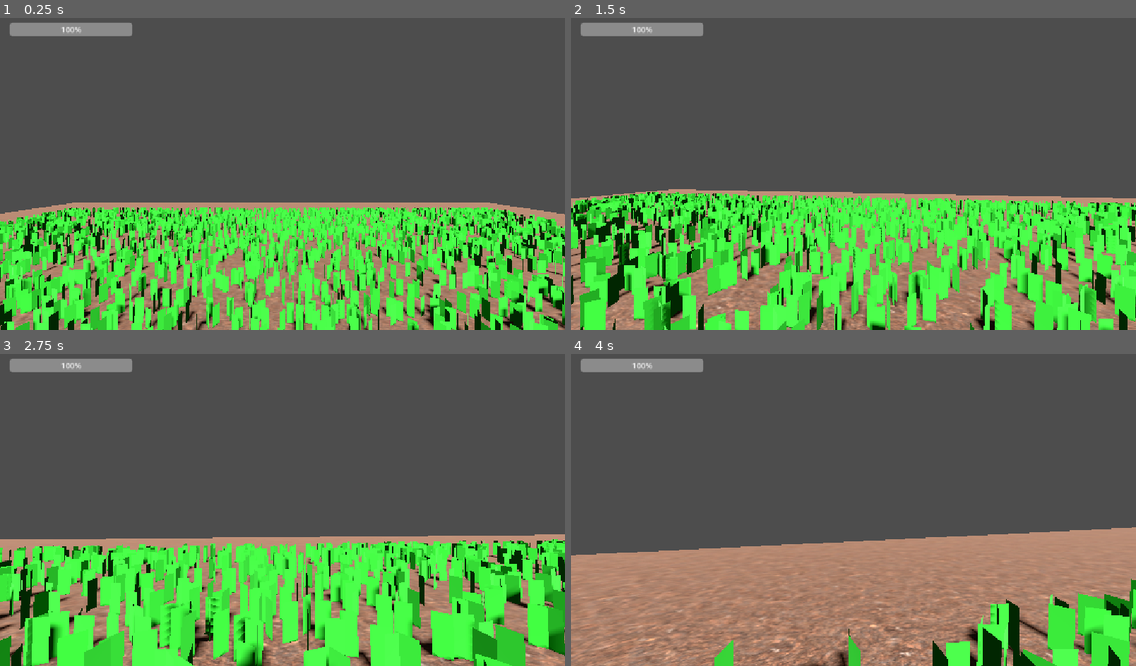
Above: before the commit, frames 1-4 (two rows, left to right).
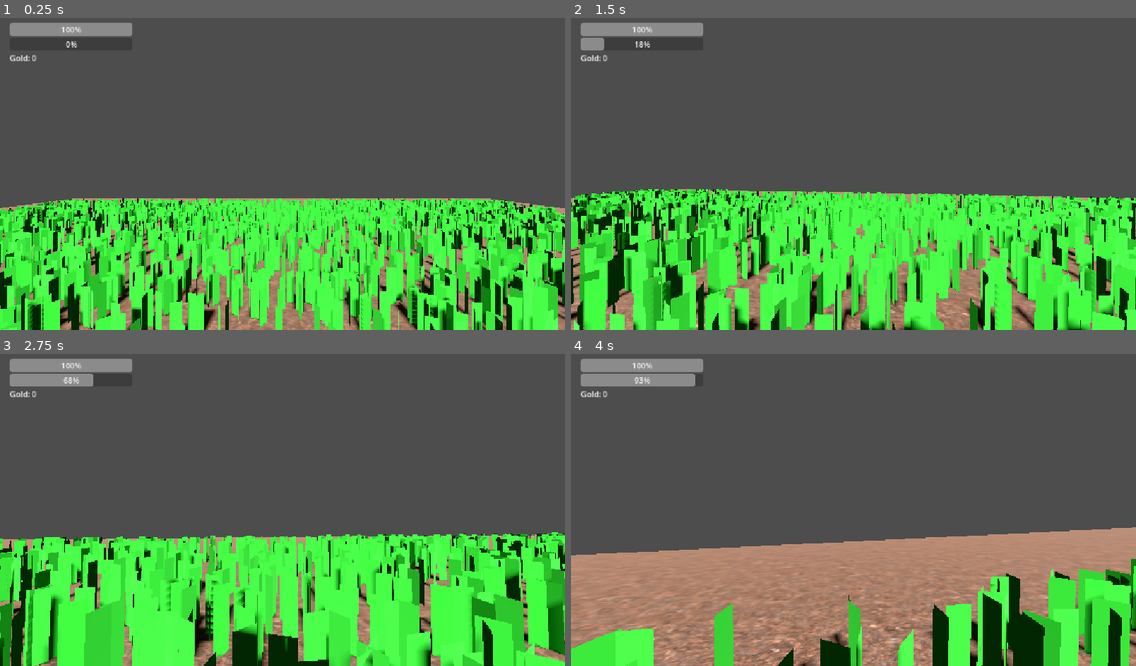
Above: after the commit, the same moments.

Repository: lnwextra2/lawn-mower-simulator
Game: Godot game, scene res://world/test_level.tscn
The game is run twice, just before and just after one commit, with the same random seed, the same clock (stepped at 60 frames per second) and the same inputs.
Inputs (mouse positions are in pixels of both pictures, inside the frame that each line leads up to):
- Up to frame 1 (0.25 s): no input
- Up to frame 2 (1.5 s): move the mouse to (881, 170) at 0.52 s; hold W (move_forward) from 0.53 s (still down); click (881, 170) at 0.6 s; tap Space (jump) at 0.77 s; tap E (interact, bound only after the commit) at 0.8, 1.35 s; move the mouse to (825, 174) at 1.27 s
- Up to frame 3 (2.75 s): keep holding W (move_forward); tap Space (jump) at 1.52 s; click (254, 510) at 1.55 s; move the mouse to (293, 500) at 2.02 s; click (293, 500) at 2.1 s; tap E (interact, bound only after the commit) at 2.3 s
- Up to frame 4 (4 s): keep holding W (move_forward); move the mouse to (847, 513) at 2.77 s; tap Shift (sprint) at 2.85 s; tap Space (jump) at 3.02, 3.77 s; click (847, 513) at 3.05 s; move the mouse to (893, 510) at 3.52 s; tap E (interact, bound only after the commit) at 3.6 s

The runs differ from the first frame. In frame 1, 30% of the frame differs, in the area x 0-100%, y 7-100%; in frame 2, 19%; in frame 3, 19%; in frame 4, 9.2%.

Commit message:
Add grass collect/sell loop: carry, walk to drop-off, sell for gold
Closes the loop end to end: cut grass -> carry (capped) -> walk to
the drop-off -> press E to sell -> gold goes up. First full core-loop
slice per CLAUDE.md's "mow -> haul -> sell" spec.

- GameConfig: PLAYER_CARRY_CAPACITY, SELL_RATE, DROPOFF_RADIUS - all
  reused from the prototype's already-decided values
  (lawn_mower_simulator.html CONFIG.player/economy), not re-derived.
- autoload/economy.gd: new Economy autoload - gold + sell(amount),
  emits gold_changed. Currency-only; doesn't know about world
  positions (kept that logic on the player, see below), matching the
  "Economy" example CLAUDE.md's conventions call out.
- world/test_level.tscn: DropOff Node3D (a flat gold CylinderMesh
  marks the sell zone) at (15, 0.05, 15).
- player.gd: attack now also adds cut grass to `carried_grass`
  (capped at capacity) and emits carried_grass_changed. New `interact`
  action (E) - if carrying grass and within DROPOFF_RADIUS of the
  DropOff node, sells everything via Economy.sell() and resets to 0.
- hud.gd/.tscn: added CarriedBar (mirrors carried_grass_changed) and
  a GoldLabel (mirrors Economy.gold_changed) - same signal-listener
  pattern as the existing stamina bar.

Simplification vs. the prototype: cutting grass adds directly to
carried_grass in one step. The prototype had a two-step cut-then-pile,
walk-over-to-collect flow; skipped here to keep this pass to a single
concrete loop. Worth revisiting once cart/tools exist.

Co-Authored-By: Claude Opus 4.8 <noreply@anthropic.com>

Diff:
--- /dev/null
+++ b/autoload/economy.gd
@@ -0,0 +1,9 @@
+extends Node
+
+signal gold_changed(current: int)
+
+var gold: int = 0
+
+func sell(amount: float) -> void:
+	gold += int(amount * GameConfig.SELL_RATE)
+	gold_changed.emit(gold)
--- a/autoload/game_config.gd
+++ b/autoload/game_config.gd
@@ -8,6 +8,9 @@
 const STAMINA_MAX: float = 100.0
 const STAMINA_DRAIN_RATE: float = 25.0
 const STAMINA_REGEN_RATE: float = 15.0
+const PLAYER_CARRY_CAPACITY: float = 100.0
+const DROPOFF_RADIUS: float = 2.0
+const SELL_RATE: float = 1.0
 
 #GRASS
 const GRASS_COUNT: int = 10000
--- a/player/player.gd
+++ b/player/player.gd
@@ -1,12 +1,15 @@
 extends CharacterBody3D
 
 signal stamina_changed(current: float, max_value: float)
+signal carried_grass_changed(current: float, max_value: float)
 
 var gravity: float = ProjectSettings.get_setting("physics/3d/default_gravity")
 var stamina: float = GameConfig.STAMINA_MAX
+var carried_grass: float = 0.0
 
 @onready var camera: Camera3D = $Camera3D
 @onready var grass_field: GrassField = get_node("../GrassField")
+@onready var drop_off: Node3D = get_node("../DropOff")
 
 func _ready() -> void:
 	Input.mouse_mode = Input.MOUSE_MODE_CAPTURED
@@ -23,9 +26,6 @@
 
 	if Input.is_action_just_pressed("jump") and is_on_floor():
 		velocity.y = GameConfig.PLAYER_JUMP_VELOCITY
-
-	if Input.is_action_just_pressed("attack"):
-		grass_field.cut_near(global_position, GameConfig.HAND_CUT_RADIUS)
 
 	var input_dir := Input.get_vector("move_left", "move_right", "move_forward", "move_back")
 	var direction := (transform.basis * Vector3(input_dir.x, 0, input_dir.y)).normalized()
@@ -45,4 +45,18 @@
 		velocity.x = move_toward(velocity.x, 0, current_speed)
 		velocity.z = move_toward(velocity.z, 0, current_speed)
 
+	#Handle Interaction
+	if Input.is_action_just_pressed("attack"):
+		var cut_count := grass_field.cut_near(global_position, GameConfig.HAND_CUT_RADIUS)
+		carried_grass = min(carried_grass + cut_count, GameConfig.PLAYER_CARRY_CAPACITY)
+		carried_grass_changed.emit(carried_grass, GameConfig.PLAYER_CARRY_CAPACITY)
+
+	if Input.is_action_just_pressed("interact") and carried_grass > 0.0:
+		var flat_player := Vector2(global_position.x, global_position.z)
+		var flat_dropoff := Vector2(drop_off.global_position.x, drop_off.global_position.z)
+		if flat_player.distance_to(flat_dropoff) <= GameConfig.DROPOFF_RADIUS:
+			Economy.sell(carried_grass)
+			carried_grass = 0.0
+			carried_grass_changed.emit(carried_grass, GameConfig.PLAYER_CARRY_CAPACITY)
+
 	move_and_slide()
--- a/project.godot
+++ b/project.godot
@@ -18,6 +18,7 @@
 [autoload]
 
 GameConfig="*uid://nhpc6kscocb8"
+Economy="*uid://dbijpxo0igveu"
 
 [display]
 
@@ -61,6 +62,11 @@
 "events": [Object(InputEventMouseButton,"resource_local_to_scene":false,"resource_name":"","device":-1,"window_id":0,"a …(258 unchanged characters)…
 ]
 }
+interact={
+"deadzone": 0.2,
+"events": [Object(InputEventKey,"resource_local_to_scene":false,"resource_name":"","device":-1,"window_id":0,"alt_pressed":false,"shift_pressed":false,"ctrl_pressed":false,"meta_pressed":false,"pressed":false,"keycode":0,"physical_keycode":69,"key_label":0,"unicode":101,"location":0,"echo":false,"script":null)
+]
+}
 
 [physics]
 
--- a/ui/hud.gd
+++ b/ui/hud.gd
@@ -1,12 +1,26 @@
 extends CanvasLayer
 
 @onready var stamina_bar: ProgressBar = $StaminaBar
+@onready var carried_bar: ProgressBar = $CarriedBar
+@onready var gold_label: Label = $GoldLabel
 
 func _ready() -> void:
 	var player := get_node("../Player")
 	player.stamina_changed.connect(_on_stamina_changed)
+	player.carried_grass_changed.connect(_on_carried_changed)
+	Economy.gold_changed.connect(_on_gold_changed)
+
 	_on_stamina_changed(player.stamina, GameConfig.STAMINA_MAX)
+	_on_carried_changed(player.carried_grass, GameConfig.PLAYER_CARRY_CAPACITY)
+	_on_gold_changed(Economy.gold)
 
 func _on_stamina_changed(current: float, max_value: float) -> void:
 	stamina_bar.max_value = max_value
 	stamina_bar.value = current
+
+func _on_carried_changed(current: float, max_value: float) -> void:
+	carried_bar.max_value = max_value
+	carried_bar.value = current
+
+func _on_gold_changed(current: int) -> void:
+	gold_label.text = "Gold: %d" % current
--- a/ui/hud.tscn
+++ b/ui/hud.tscn
@@ -16,3 +16,23 @@
 offset_right = 203.18399
 offset_bottom = 81.992004
 value = 100.0
+
+[node name="CarriedBar" type="ProgressBar" parent="." unique_id=249371229]
+anchors_preset = -1
+anchor_left = 0.058000002
+anchor_top = -0.054
+anchor_right = 0.058000002
+anchor_bottom = -0.054
+offset_left = -46.816
+offset_top = 84.992004
+offset_right = 203.18399
+offset_bottom = 111.992004
+value = 100.0
+
+[node name="GoldLabel" type="Label" parent="." unique_id=550342186]
+offset_left = 20.0
+offset_top = 80.0
+offset_right = 270.0
+offset_bottom = 104.0
+text = "Gold: 0
+"
--- a/world/grass_field.gd
+++ b/world/grass_field.gd
@@ -30,7 +30,7 @@
 		positions[i] = Vector2(x, z)
 
 		var xform := Transform3D().rotated(Vector3.UP, yaw)
-		xform.origin = Vector3(x, -0.4, z)
+		xform.origin = Vector3(x, 0.4, z)
 		multimesh.set_instance_transform(i, xform)
 
 func cut_near(world_pos: Vector3, radius: float) -> int:
--- a/world/test_level.tscn
+++ b/world/test_level.tscn
@@ -21,16 +21,25 @@
 [sub_resource type="Environment" id="Environment_5h11f"]
 ambient_light_energy = 0.3
 
+[sub_resource type="StandardMaterial3D" id="StandardMaterial3D_mmx4b"]
+albedo_color = Color(1, 0.88600004, 0.24000001, 1)
+
+[sub_resource type="CylinderMesh" id="CylinderMesh_kfa7i"]
+material = SubResource("StandardMaterial3D_mmx4b")
+top_radius = 2.0
+bottom_radius = 2.0
+height = 0.05
+
 [node name="TestLevel" type="Node3D" unique_id=1935669822]
 
 [node name="Floor" type="StaticBody3D" parent="." unique_id=904610385]
 
 [node name="CollisionShape3D" type="CollisionShape3D" parent="Floor" unique_id=1006131729]
-transform = Transform3D(1, 0, 0, 0, 1, 0, 0, 0, 1, 0, -1, 0)
+transform = Transform3D(1, 0, 0, 0, 1, 0, 0, 0, 1, 0, -0.5, 0)
 shape = SubResource("BoxShape3D_5h11f")
 
 [node name="MeshInstance3D" type="MeshInstance3D" parent="Floor" unique_id=640729761]
-transform = Transform3D(1, 0, 0, 0, 1, 0, 0, 0, 1, -0.142, -1, -0.525)
+transform = Transform3D(1, 0, 0, 0, 1, 0, 0, 0, 1, -0.142, -0.5, -0.525)
 mesh = SubResource("BoxMesh_5h11f")
 
 [node name="DirectionalLight3D" type="DirectionalLight3D" parent="Floor" unique_id=824571888]
@@ -61,3 +70,9 @@
 environment = SubResource("Environment_5h11f")
 
 [node name="GrassField" parent="." unique_id=825723574 instance=ExtResource("3_434qw")]
+
+[node name="DropOff" type="Node3D" parent="." unique_id=1248243609]
+transform = Transform3D(1, 0, 0, 0, 1, 0, 0, 0, 1, 15, 0.05, 15)
+
+[node name="MeshInstance3D" type="MeshInstance3D" parent="DropOff" unique_id=1187613514]
+mesh = SubResource("CylinderMesh_kfa7i")
Not shown, added: autoload/economy.gd.uid
